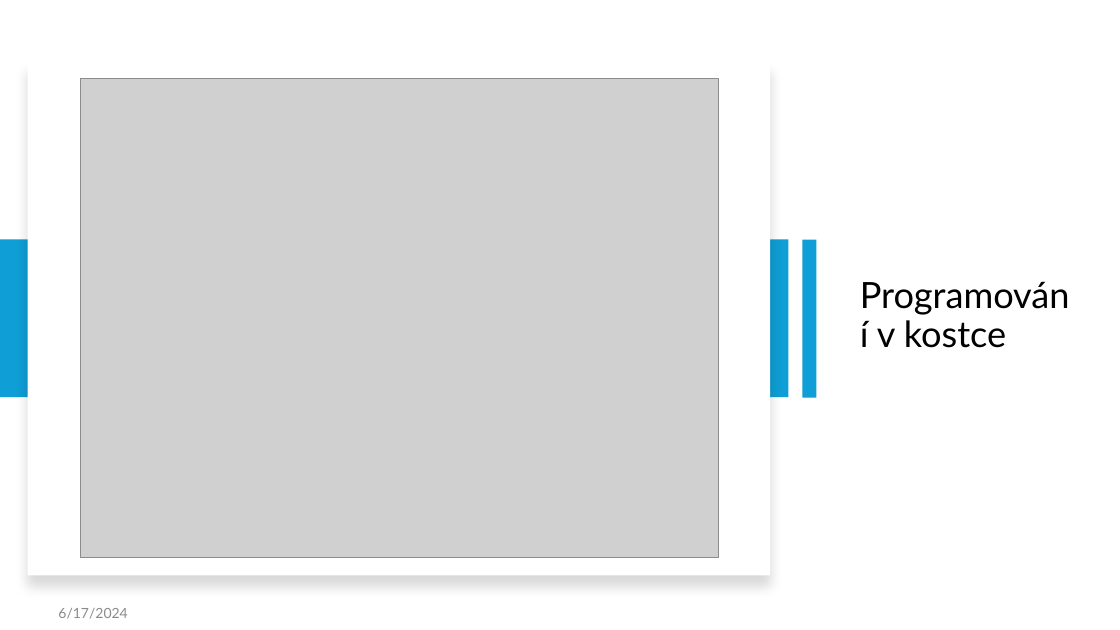
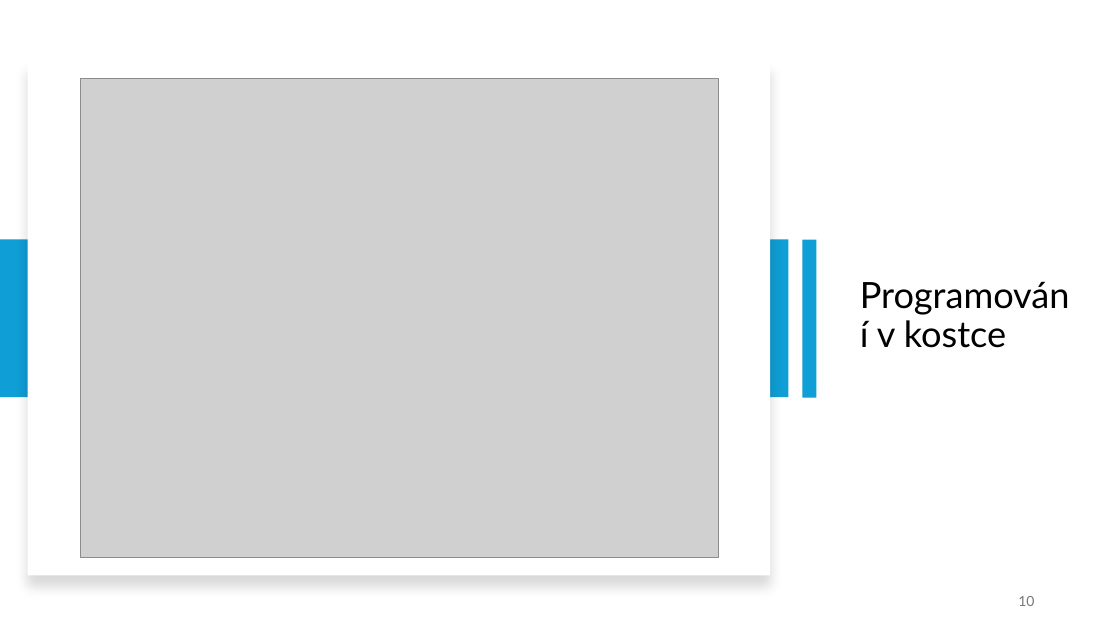
Before and after one commit to dawissl/hradebni, a slide deck: slide 10 of Prezentace/1. ročník/PGM_00_uvodni_hodina.pptx. Drawn at 1120x630 pixels with LibreOffice and Linux fonts; fonts in the diff are those of the drawing; grey boxes stand for pictures. Boxes give left, top, right and bottom in pixels: in the first picture for what was removed or moved away, otherwise in the second. Text is boxed around its words. In the diff, an @@ line names an element or a change of style, - is before the commit and + after.

```diff
--- a/Prezentace/1. ročník/PGM_00_uvodni_hodina.pptx
+++ b/Prezentace/1. ročník/PGM_00_uvodni_hodina.pptx
@@ page number added at (x1=1018, y1=596, x2=1034, y2=606), 12 pt, text #797979 @@
+10
@@ text removed at (x1=58, y1=608, x2=127, y2=619) @@
-6/17/2024
```
Also in this commit, not shown: 9 other slides changed, 6 other files.
